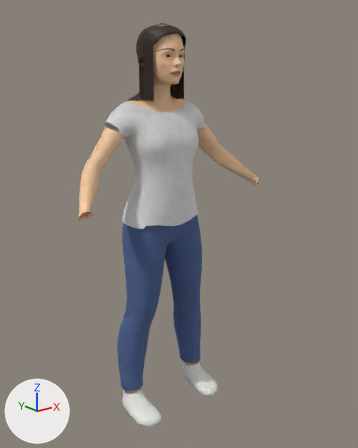
A saved change to the glTF model app/src/main/assets/game/models/people/guest_f1.glb.
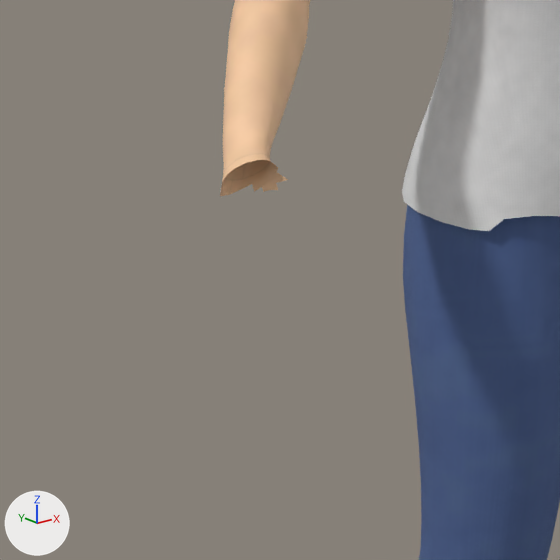
The first picture shows the older version from a 50 mm lens placed at (-1.157, -1.592, 1.405), pointed at (0.03, -0.108, 0.811). The close-ups show the older and then the newer version on the part from 7% to 45% of the width and 39% to 69% of the height of that picture. Only the edits that show in the close-ups are written down. Every picture has the same lights, and +X, +Y and +Z are marked at lower left. Vertices at exactly the same position are counted once.

Script lines for the objects in view, before the commit:
```python
me_body = bpy.data.meshes.new('Body')
me_body.from_pydata(...)  # 5707 vertices, 11160 faces; spans x -0.44..0.44, y -0.19..0.06, z 0.04..1.55
me_body.materials.append(mat_skin)  # picture img_guest_f1_skin
me_jeans = bpy.data.meshes.new('Jeans')
me_jeans.from_pydata(...)  # 999 vertices, 1924 faces; spans x -0.213..0.213, y -0.14..0.086, z 0.097..0.903
me_jeans.materials.append(mat_denim)
me_shirt = bpy.data.meshes.new('Shirt')
me_shirt.from_pydata(...)  # 909 vertices, 1724 faces; spans x -0.222..0.222, y -0.15..0.098, z 0.82..1.288
me_shirt.materials.append(mat_tee)
ob_body = bpy.data.objects.new('Body', me_body)
ob_body.location = (0.0, 0.0, 0.0)
ob_jeans = bpy.data.objects.new('Jeans', me_jeans)
ob_jeans.location = (0.0, 0.0, 0.0)
ob_shirt = bpy.data.objects.new('Shirt', me_shirt)
ob_shirt.location = (0.0, 0.0, 0.0)
```
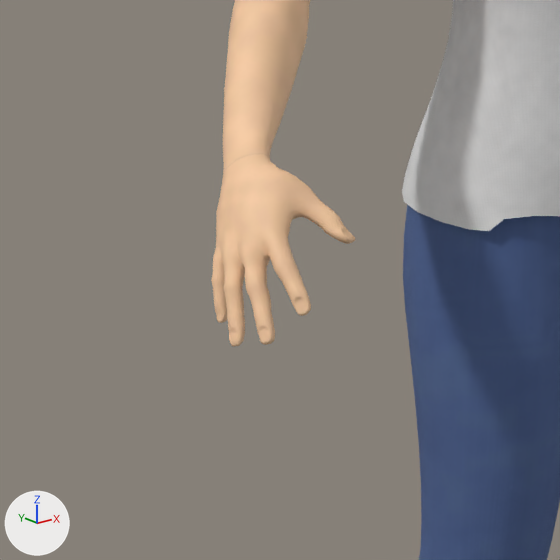
Boxes (x1, y1, x2, y2) around the edits, measured in the close-ups (560 x 560 px):
```json
{"object": "Body", "change": "reshaped", "before": [220, 0, 311, 196], "after": [211, 0, 355, 347]}
{"part": 1, "of": "me_body", "change": "built on", "before": [241, 154, 255, 165], "after": [211, 154, 355, 347]}
```

Scene script edits in JSON lines:
```json
{"block": "me_body", "where": "# used by ob_body; location = (0.0, 0.0, 0.0)"}
{"op": "remove", "block": "me_body", "code": "me_body.from_pydata(...)  # 5707 vertices, 11160 faces; spans x -0.44..0.44, y -0.19..0.06, z 0.04..1.55"}
{"op": "add", "block": "me_body", "code": "me_body.from_pydata(...)  # 8805 vertices, 17404 faces; spans x -0.47..0.47, y -0.29..0.06, z 0.04..1.56"}
{"block": "me_body", "change": "me_body part 1: 1 vertex moved within x -0.42, y -0.18, z 0.95; 1549 vertices added at x -0.47..-0.37, y -0.29..-0.15, z 0.83..0.95"}
{"block": "me_body", "change": "other edits to the shape of me_body do not show in these pictures"}
```
